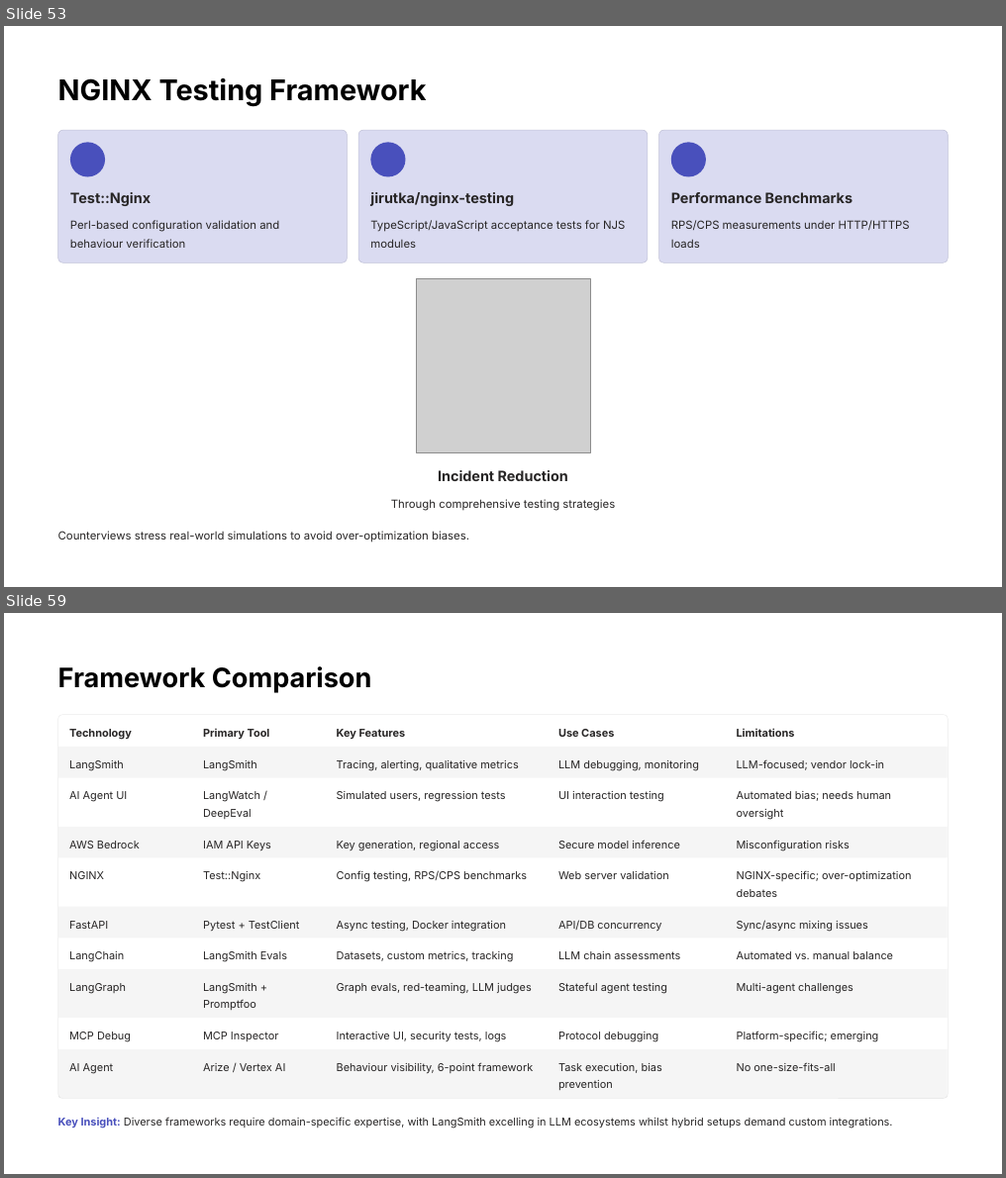
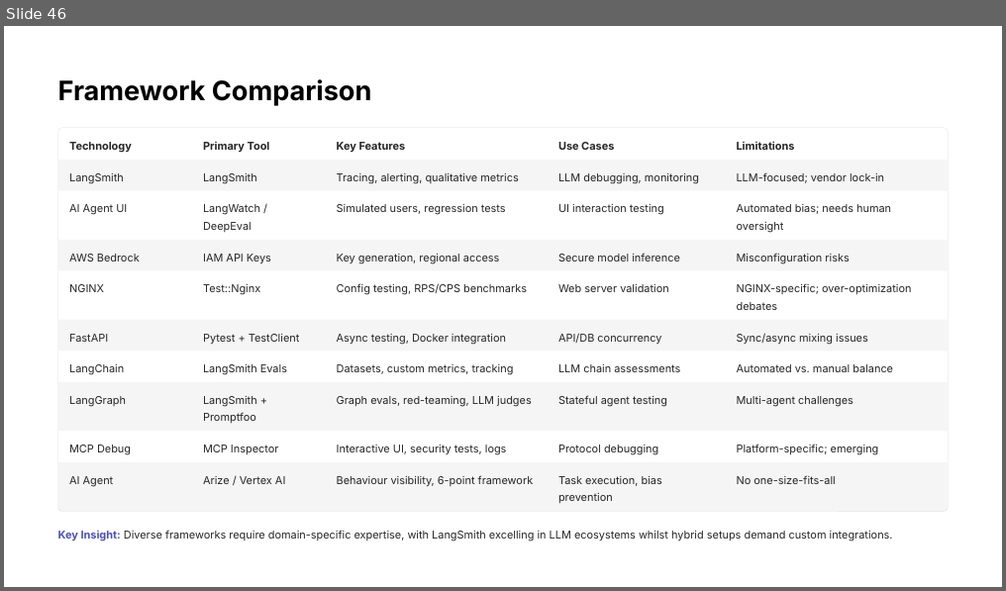
Before and after one commit to enoch-sit/proj01_chatbot_edu, a slide deck: week08/AI Agent Design III LangSmith-and-Evaluation-Frameworks.pptx. Shown one above the other, each under a label of ours: slides 53 and 59 before the commit, slide 46 after it; the slides between them are not shown. The pictures are 1006x1178 and 1006x591 pixels, drawn with LibreOffice and Linux fonts; fonts in the diff are those of the drawing; grey boxes stand for pictures; background and template pictures are left out. Boxes give left, top, right and bottom in pixels: in the first picture for what was removed or moved away, otherwise in the second. Text is boxed around its words. In the diff, an @@ line names an element or a change of style, - is before the commit and + after.

```diff
--- a/week08/AI Agent Design III LangSmith-and-Evaluation-Frameworks.pptx
+++ b/week08/AI Agent Design III LangSmith-and-Evaluation-Frameworks.pptx
@@ slide 53 removed at bbox=[4, 26, 1002, 587], background #000000; not listed: 1 template element that a slide beside it also shows @@
@@ text removed at bbox=[58, 78, 426, 107] @@
-NGINX Testing Framework
@@ rounded rectangle removed at bbox=[58, 130, 347, 263] @@
@@ rounded rectangle removed at bbox=[70, 142, 105, 176] @@
@@ rounded rectangle removed at bbox=[358, 130, 648, 263] @@
@@ rounded rectangle removed at bbox=[370, 142, 406, 176] @@
@@ rounded rectangle removed at bbox=[659, 130, 947, 263] @@
@@ rounded rectangle removed at bbox=[671, 142, 706, 176] @@
@@ text removed at bbox=[70, 192, 151, 206] @@
-Test::Nginx
@@ text removed at bbox=[370, 192, 514, 206] @@
-jirutka/nginx-testing
@@ text removed at bbox=[671, 192, 852, 203] @@
-Performance Benchmarks
@@ text removed at bbox=[70, 220, 279, 248] @@
-Perl-based configuration validation and behaviour verification
@@ text removed at bbox=[370, 220, 625, 248] @@
-TypeScript/JavaScript acceptance tests for NJS modules
@@ text removed at bbox=[671, 220, 910, 248] @@
-RPS/CPS measurements under HTTP/HTTPS loads
@@ picture removed at bbox=[416, 278, 590, 453] @@
@@ text removed at bbox=[438, 471, 568, 481] @@
-Incident Reduction
@@ text removed at bbox=[391, 499, 615, 511] @@
-Through comprehensive testing strategies
@@ text removed at bbox=[58, 531, 469, 543] @@
-Counterviews stress real-world simulations to avoid over-optimization biases.
@@ what was slide 59 is now slide 46 @@
```
Also in this commit, not shown: 10 slides changed, 1 slide added, 13 other slides removed, 28 other files.
